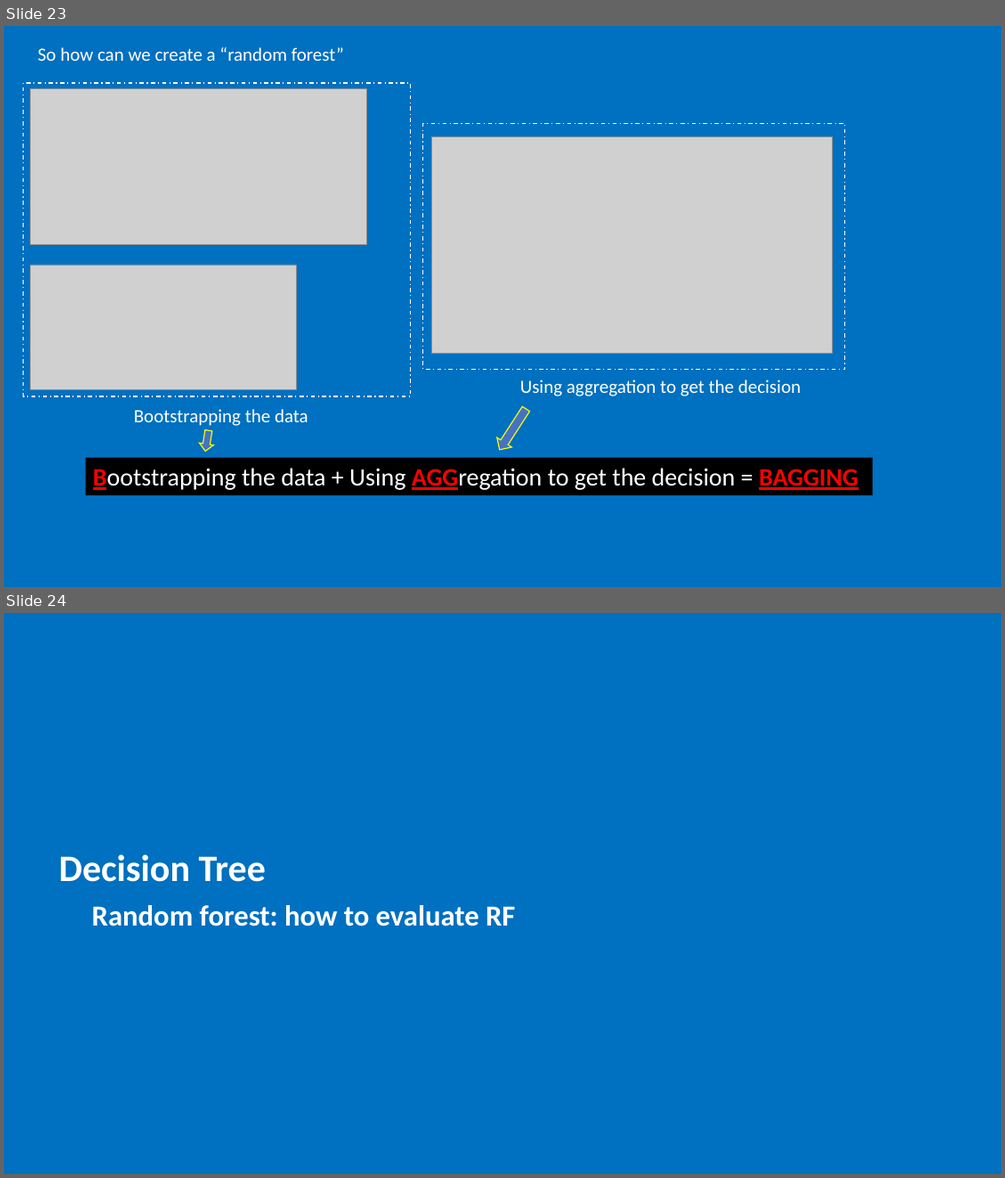
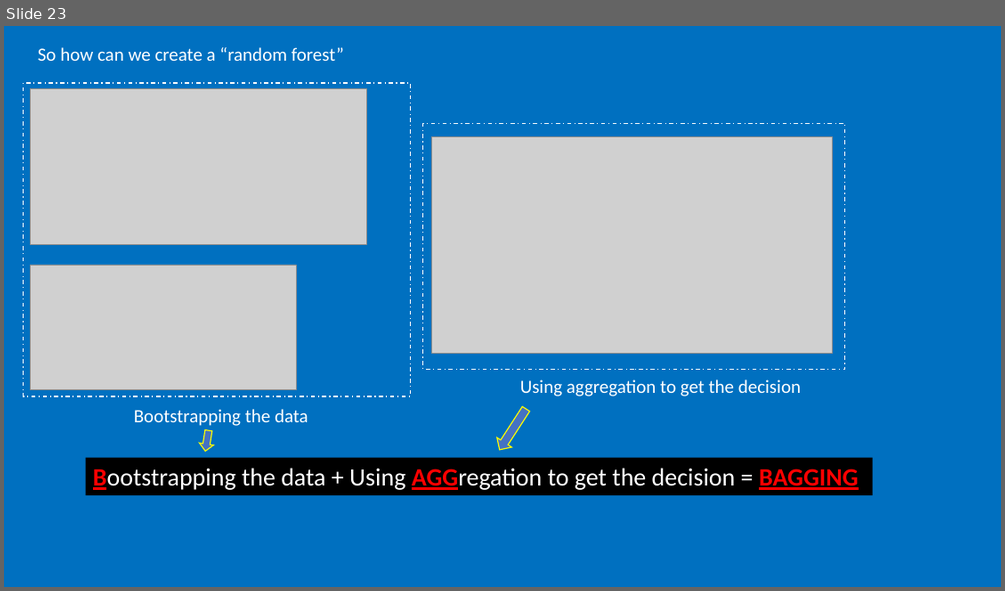
Before and after one commit to jzanetti/Sijin_ML, a slide deck: docs/source/decision_tree/slides/rf_how_it_works.pptx. Shown one above the other, each under a label of ours: slides 23 and 24 before the commit, slide 23 after it. The pictures are 1005x1178 and 1005x591 pixels, drawn with LibreOffice and Linux fonts; fonts in the diff are those of the drawing; grey boxes stand for pictures. Boxes give left, top, right and bottom in pixels: in the first picture for what was removed or moved away, otherwise in the second. Text is boxed around its words. In the diff, an @@ line names an element or a change of style, - is before the commit and + after.

```diff
--- a/docs/source/decision_tree/slides/rf_how_it_works.pptx
+++ b/docs/source/decision_tree/slides/rf_how_it_works.pptx
@@ slide 24 removed at bbox=[4, 613, 1001, 1174], background #0070C0 @@
@@ text removed at bbox=[59, 854, 266, 882] @@
-Decision Tree
@@ text removed at bbox=[92, 905, 515, 926] @@
-Random forest: how to evaluate RF
```
Also in this commit, not shown: 2 slides changed, 3 other files.
